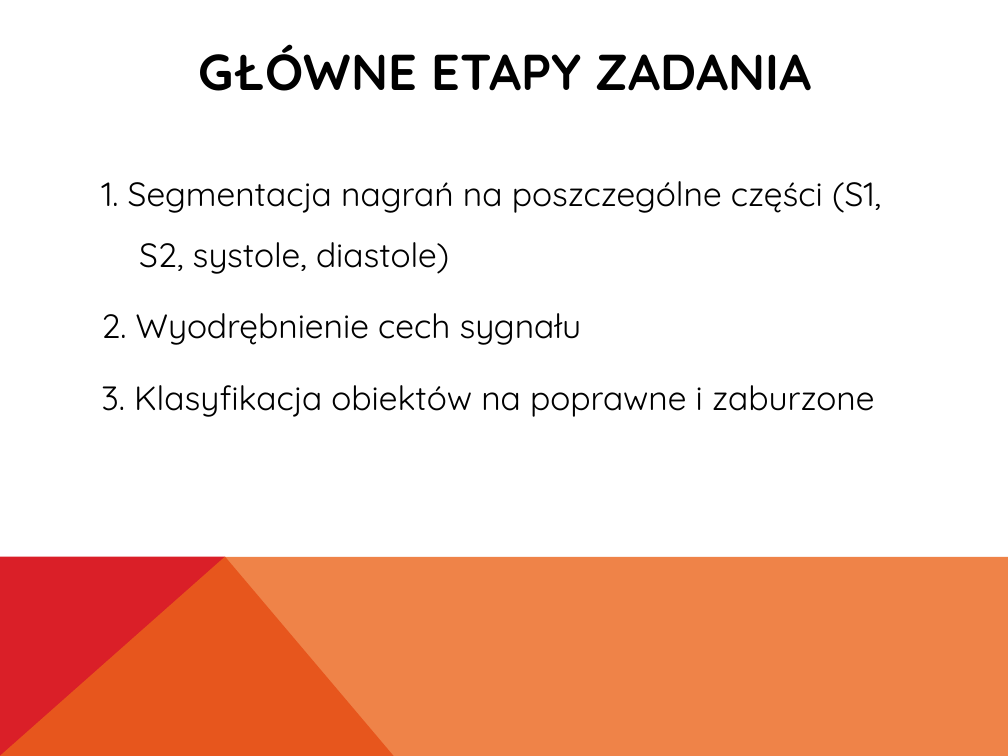
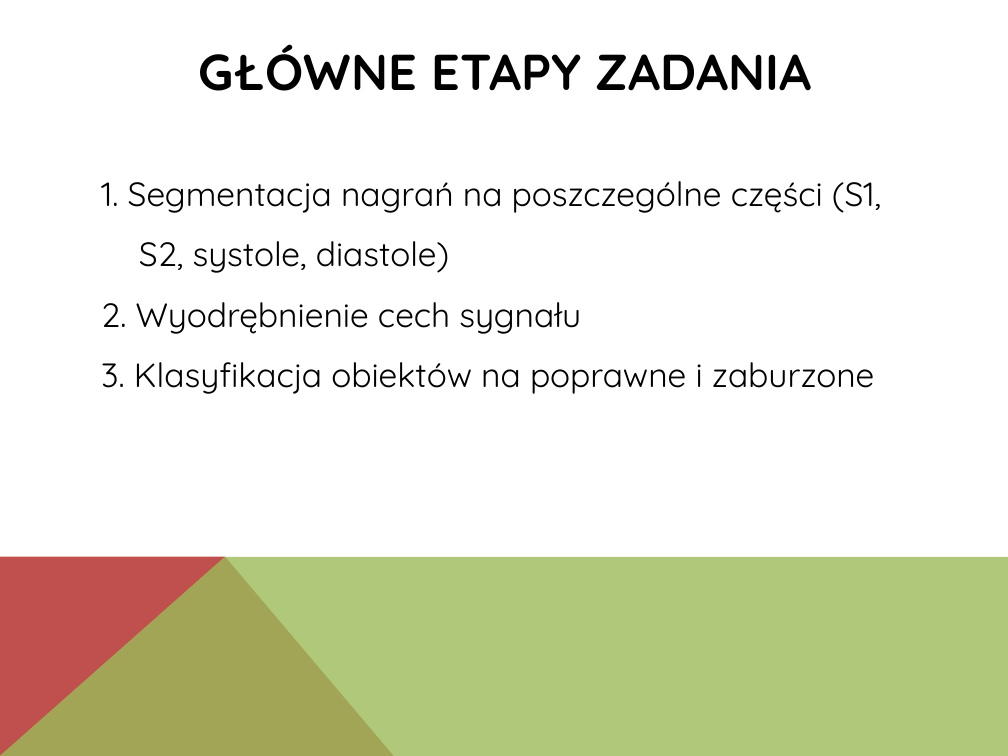
Before and after one commit to Waszker/PhysionetChallenge, a slide deck: slide 4 of Report and presentation/Prezentacja.pptx. Drawn at 1008x756 pixels with LibreOffice and Linux fonts; fonts in the diff are those of the drawing. Boxes give left, top, right and bottom in pixels: in the first picture for what was removed or moved away, otherwise in the second. Text is boxed around its words. In the diff, an @@ line names an element or a change of style, - is before the commit and + after.

```diff
--- a/Report and presentation/Prezentacja.pptx
+++ b/Report and presentation/Prezentacja.pptx
@@ text "1. Segmentacja nagrań na poszczególne ..." at <box>101,181,881,394</box>: indent changed; less space between paragraphs @@
@@ freeform shape at <box>0,556,394,756</box>: fill #DA1F28 to #C0504D @@
@@ freeform shape at <box>0,556,1008,756</box>: fill #EB641B at 80% opacity to #9BBB59 at 80% opacity @@
```
Also in this commit, not shown: 5 other slides changed, 4 slides added.
